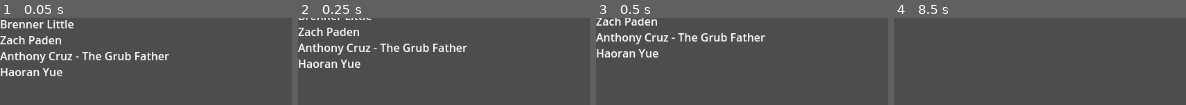
Above: before the commit, frames 1-4 (left to right).
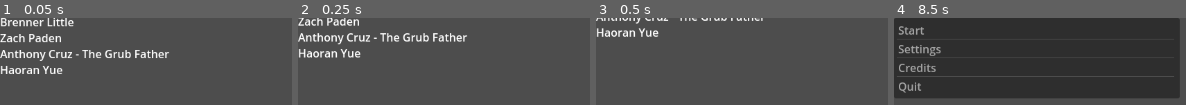
Above: after the commit, the same moments.

Repository: BrennerLittle/OKStateVGDCProject
Game: Godot game, scene res://Scenes/Credits.tscn
Same seed, same stepped clock (60 frames per second), same inputs: the game is played once before the commit and once after it. This scene is started directly instead of the project's main scene.
Inputs:
- Up to frame 1 (0.05 s): no input
- Up to frame 2 (0.25 s): no input
- Up to frame 3 (0.5 s): no input
- Up to frame 4 (8.5 s): hold Right (ui_right) 0.53-2.03 s; tap Space at 0.77, 1.52, 2.75, 3.02, 3.77, 4.25, 4.52, 5.75, 6.02, 6.77, 7.52 s; tap Enter at 2, 3.5, 5 s; hold Left (ui_left) 2.03-2.78 s; hold Right (ui_right) 2.78-4.28 s; hold Left (ui_left) 4.28-5.03 s; hold Right (ui_right) 5.03-5.78 s; hold Left (ui_left) 5.78-7.28 s; hold Right (ui_right) from 7.28 s (still down)

The runs differ from the first frame. In frame 1, 6.8% of the frame differs, in the area x 0-58%, y 0-67%; in frame 2, 9.7%; in frame 3, 6.6%; in frame 4, 86%, in the area x 0-98%, y 0-92%.

Commit message:
i have no clue

Diff:
--- a/Scenes/MainMenu.tscn
+++ b/Scenes/MainMenu.tscn
@@ -1,12 +1,6 @@
-[gd_scene load_steps=5 format=3 uid="uid://dk32dlspimw3h"]
+[gd_scene load_steps=2 format=3 uid="uid://dk32dlspimw3h"]
 
 [ext_resource type="Script" path="res://Scripts/MainMenu.gd" id="1_y0lpd"]
-[ext_resource type="Shader" path="res://Shaders/vaporwaveGrid.gdshader" id="2_e24j7"]
-
-[sub_resource type="ShaderMaterial" id="ShaderMaterial_ndb2q"]
-shader = ExtResource("2_e24j7")
-
-[sub_resource type="ShaderMaterial" id="ShaderMaterial_phlrm"]
 
 [node name="MainMenu" type="Node2D"]
 
@@ -16,19 +10,10 @@
 offset_right = 40.0
 offset_bottom = 40.0
 
-[node name="ColorRect" type="ColorRect" parent="Control"]
-material = SubResource("ShaderMaterial_ndb2q")
-layout_mode = 0
-offset_right = 1220.0
-offset_bottom = 720.0
-color = Color(0, 0, 0, 1)
-
 [node name="ItemList" type="ItemList" parent="Control"]
-material = SubResource("ShaderMaterial_phlrm")
 layout_mode = 0
 offset_right = 412.0
 offset_bottom = 89.0
-scale = Vector2(1.00348, 0.985629)
 auto_height = true
 item_count = 4
 item_0/text = "Start"
--- a/Scenes/MapOne.tscn
+++ b/Scenes/MapOne.tscn
@@ -1,14 +1,3 @@
-[gd_scene load_steps=3 format=3 uid="uid://bdoaiy2pivqmx"]
-
-[ext_resource type="PackedScene" uid="uid://twl8tlb4pjp0" path="res://Scenes/character_body_2d.tscn" id="1_up848"]
-[ext_resource type="Texture2D" uid="uid://c60h2pgc2l5hn" path="res://icon.svg" id="2_0cvy3"]
+[gd_scene format=3 uid="uid://bdoaiy2pivqmx"]
 
 [node name="MapOne" type="Node2D"]
-
-[node name="CharacterBody2D" parent="." instance=ExtResource("1_up848")]
-z_index = 1
-
-[node name="Sprite2D" type="Sprite2D" parent="."]
-position = Vector2(261, 395)
-scale = Vector2(6.96875, 7.23438)
-texture = ExtResource("2_0cvy3")
--- a/Scripts/Credits.gd
+++ b/Scripts/Credits.gd
@@ -6,14 +6,13 @@
 	return content
 # Called when the node enters the scene tree for the first time.
 func _ready():
-
 	$".".set_text(_loadCredits())
 	pass # Replace with function body.
 
 
 # Called every frame. 'delta' is the elapsed time since the previous frame.
 func _process(delta):
-	$".".position.y-=1
+	$".".position.y-=2
 	if($".".position.y==-1000):
 		get_tree().change_scene_to_file("res://Scenes/MainMenu.tscn")
 	pass
--- a/Scripts/MainMenu.gd
+++ b/Scripts/MainMenu.gd
@@ -23,7 +23,8 @@
 		#credits
 		get_tree().change_scene_to_file("res://Scenes/Credits.tscn")
 		pass
-	if(index==4):
+	if(index==3):
 		#quits game
+		print("quitted")
 		get_tree().quit()
 	pass # Replace with function body.
--- a/project.godot
+++ b/project.godot
@@ -18,3 +18,16 @@
 boot_splash/image="res://Sprites/OKStateVGDCIcon2022-2023.png"
 boot_splash/fullsize=false
 config/icon="res://Sprites/OKStateVGDCIcon2022-2023.png"
+
+[input]
+
+ui_graph_delete={
+"deadzone": 0.51,
+"events": [Object(InputEventKey,"resource_local_to_scene":false,"resource_name":"","device":0,"window_id":0,"alt_pressed":false,"shift_pressed":false,"ctrl_pressed":false,"meta_pressed":false,"pressed":false,"keycode":4194312,"physical_keycode":0,"key_label":0,"unicode":0,"echo":false,"script":null)
+]
+}
+ui_click={
+"deadzone": 0.5,
+"events": [Object(InputEventMouseButton,"resource_local_to_scene":false,"resource_name":"","device":0,"window_id":0,"alt_pressed":false,"shift_pressed":false,"ctrl_pressed":false,"meta_pressed":false,"button_mask":0,"position":Vector2(0, 0),"global_position":Vector2(0, 0),"factor":1.0,"button_index":1,"canceled":false,"pressed":false,"double_click":false,"script":null)
+]
+}
Not shown, changed: README.md
